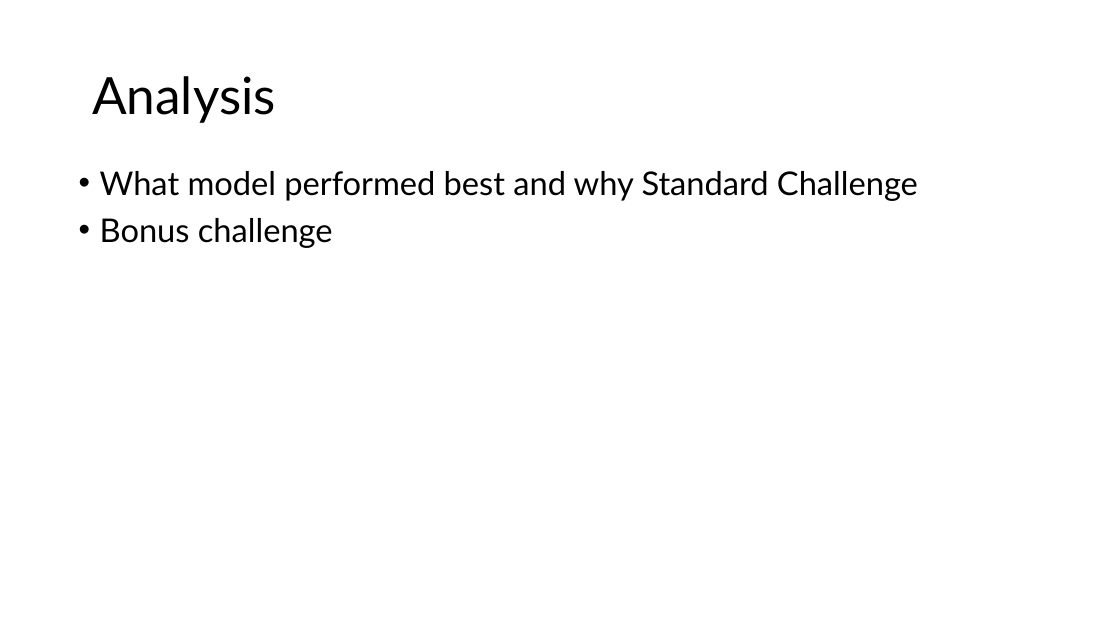
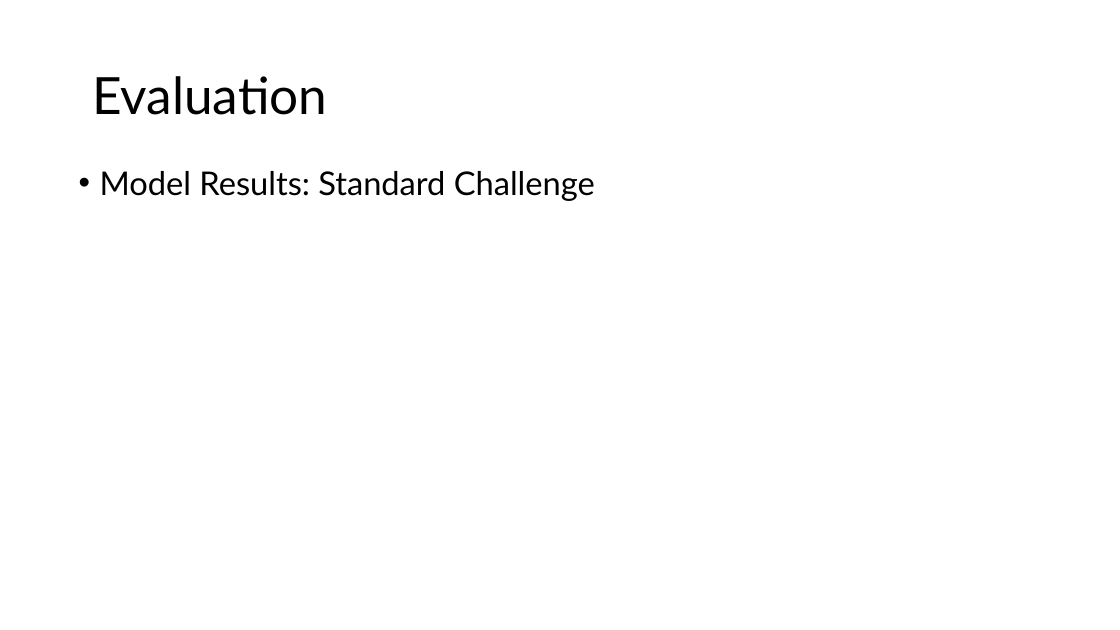
Before and after one commit to yusiGM/StrykerAI2024, a slide deck: slide 39 of SubmissionResources/StrykerSubmissionppt.pptx (slide 13 before the commit). Drawn at 1120x630 pixels with LibreOffice and Linux fonts; fonts in the diff are those of the drawing. Boxes give left, top, right and bottom in pixels: in the first picture for what was removed or moved away, otherwise in the second. Text is boxed around its words. In the diff, an @@ line names an element or a change of style, - is before the commit and + after.

```diff
--- a/SubmissionResources/StrykerSubmissionppt.pptx
+++ b/SubmissionResources/StrykerSubmissionppt.pptx
@@ title at bbox=[92, 76, 327, 115]: text changed @@
-Analysis
+Evaluation
@@ text at bbox=[100, 171, 595, 201]: text changed @@
-• What model performed best and why Standard Challenge
-• Bonus challenge
+• Model Results: Standard Challenge
```
Also in this commit, not shown: 8 other slides changed, 30 slides added, 2 slides removed.
